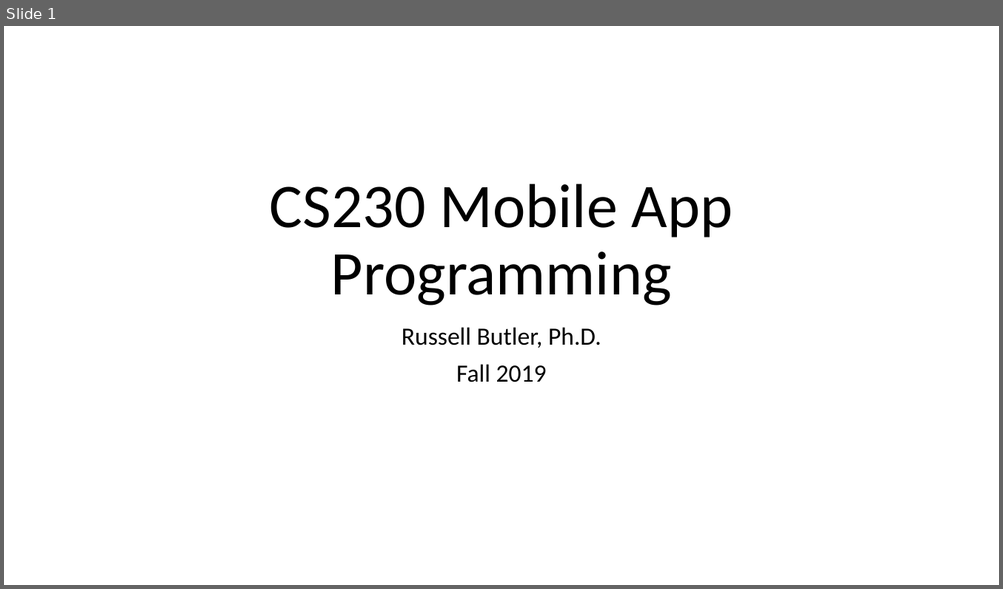
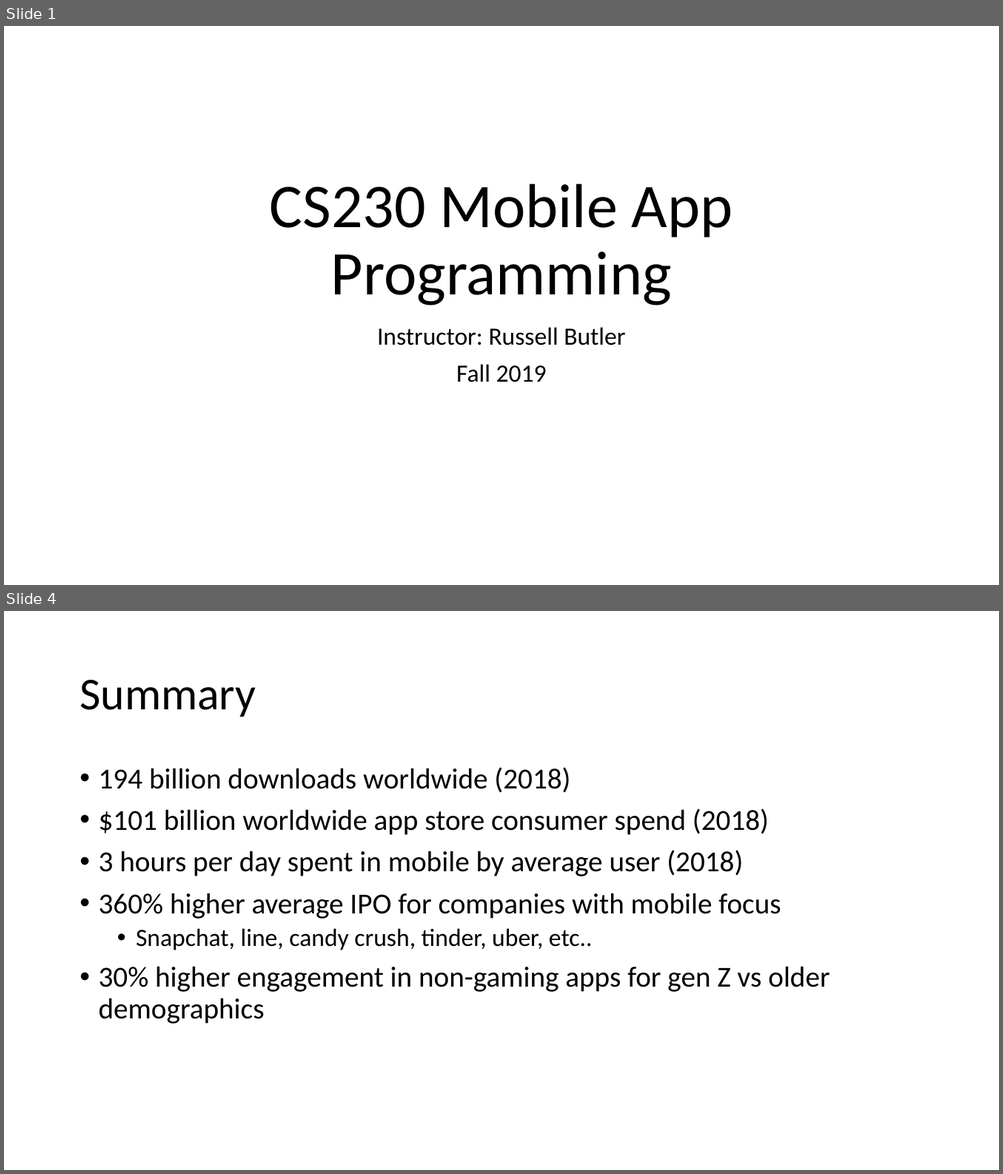
Before and after one commit to russellu/cs230, a slide deck: Lecture_First.pptx. Shown one above the other, each under a label of ours: slide 1 before the commit, slides 1 and 4 after it; the slides between them are not shown. The pictures are 1003x589 and 1003x1174 pixels, drawn with LibreOffice and Linux fonts; fonts in the diff are those of the drawing. Boxes give left, top, right and bottom in pixels: in the first picture for what was removed or moved away, otherwise in the second. Text is boxed around its words. In the diff, an @@ line names an element or a change of style, - is before the commit and + after.

```diff
--- a/Lecture_First.pptx
+++ b/Lecture_First.pptx
@@ slide 4 added at bbox=[4, 611, 999, 1170], background #FFFFFF @@
@@ title added at bbox=[79, 680, 256, 717], 44 pt, text #000000 @@
+Summary
@@ text added at bbox=[99, 767, 829, 1024], 28 pt, text #000000 @@
+• 194 billion downloads worldwide (2018)
+• $101 billion worldwide app store consumer spend (2018)
+• 3 hours per day spent in mobile by average user (2018)
+• 360% higher average IPO for companies with mobile focus
+  • Snapchat, line, candy crush, tinder, uber, etc..
+• 30% higher engagement in non-gaming apps for gen Z vs older demographics
@@ slide 1 changed as well @@
@@ subtitle at bbox=[377, 327, 625, 346]: text changed @@
-Russell Butler, Ph.D.
+Instructor: Russell Butler
```
Also in this commit, not shown: 1 other slide changed, 24 other slides added, 3 other files.
